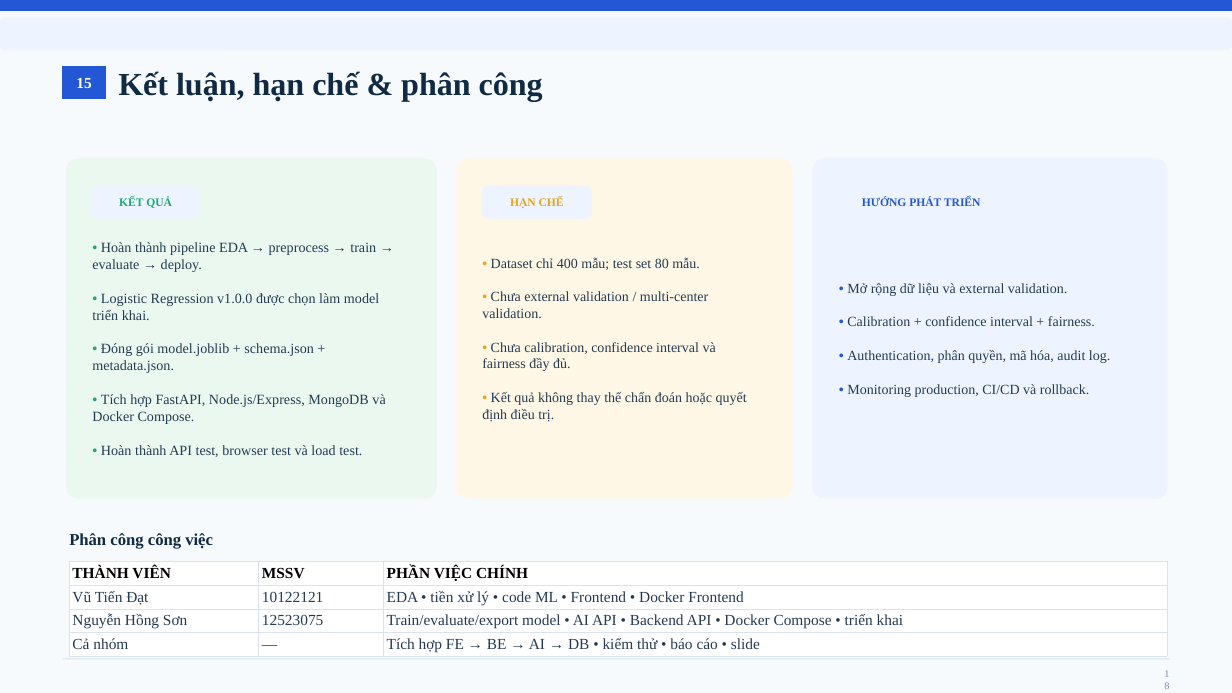
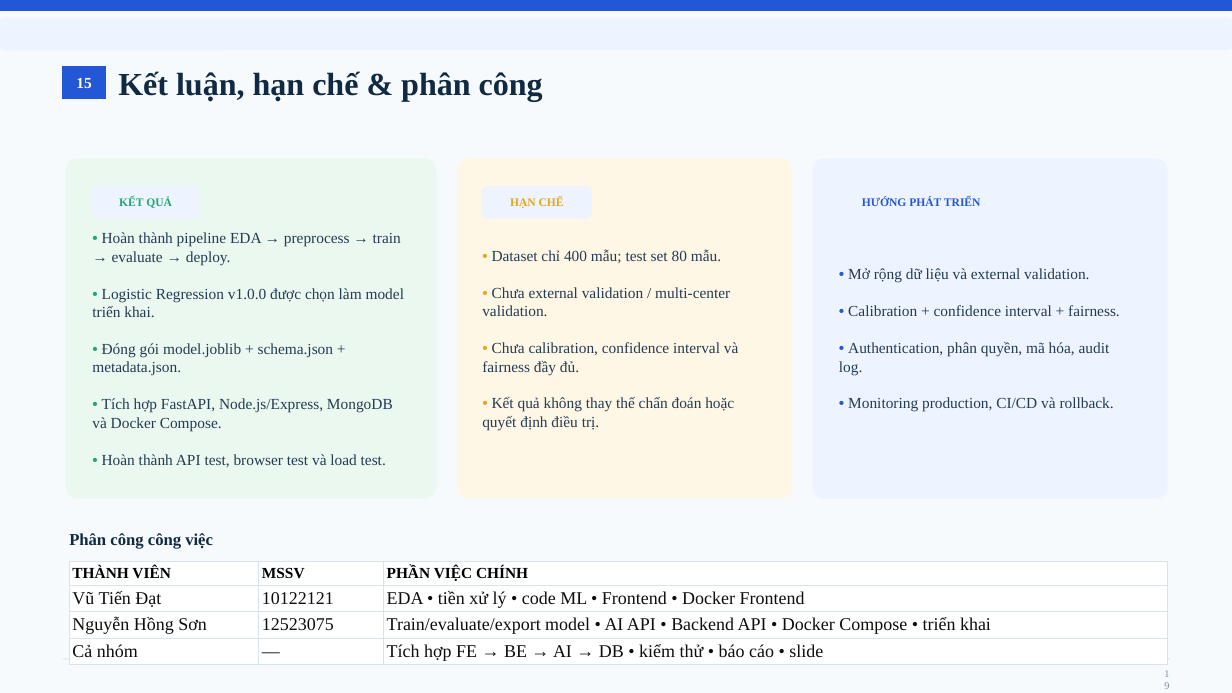
Before and after one commit to tiendat-glitch/12_10122121_12523075_DuDoanBenhThanMT, a slide deck: slide 19 of Docs/DuDoanBenhThanManTinh.pptx (slide 18 before the commit). Drawn at 1232x693 pixels with LibreOffice and Linux fonts; fonts in the diff are those of the drawing. Boxes give left, top, right and bottom in pixels: in the first picture for what was removed or moved away, otherwise in the second. Text is boxed around its words. In the diff, an @@ line names an element or a change of style, - is before the commit and + after.

```diff
--- a/Docs/DuDoanBenhThanManTinh.pptx
+++ b/Docs/DuDoanBenhThanManTinh.pptx
@@ text "• Hoàn thành pipeline EDA ..." at bbox=[92, 232, 404, 467]: size 11 to 12 pt @@
@@ text "• Dataset chỉ 400 mẫu; ..." at bbox=[482, 249, 739, 431]: size 10.9 to 12 pt @@
@@ text "• Mở rộng dữ liệu ..." at bbox=[839, 268, 1120, 412]: size 10.9 to 12 pt @@
@@ table at bbox=[69, 562, 1167, 671] @@
@@ size 12 to 14 pt, text colour #243B53 to #0D0D0D in "Vũ Tiến Đạt", "10122121", "EDA • tiền xử lý • code ...", "Nguyễn Hồng Sơn" and 5 more places @@
@@ page number at bbox=[1157, 663, 1174, 677]: text changed @@
-18
+19
```
Also in this commit, not shown: 1 other slide changed, 1 slide added.
